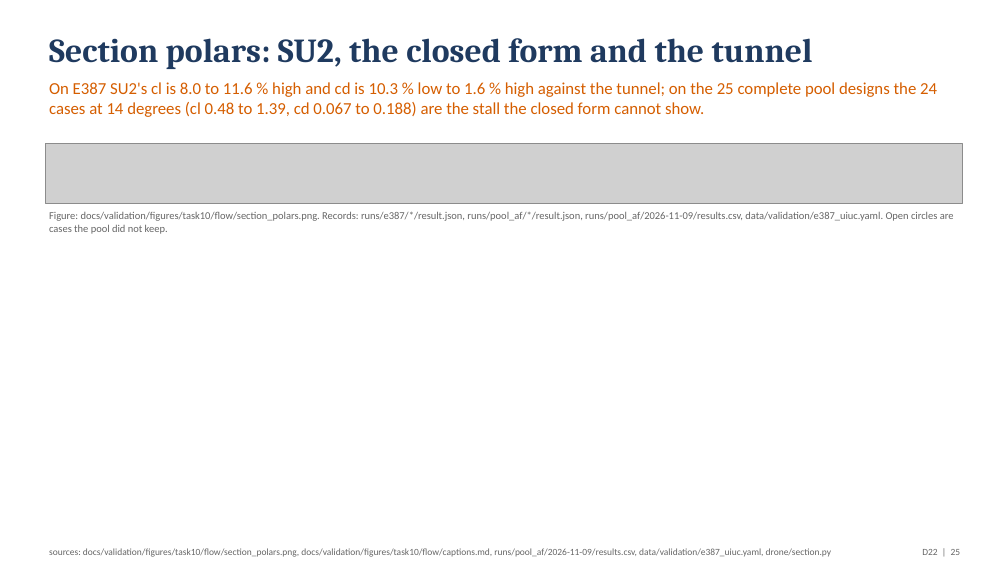
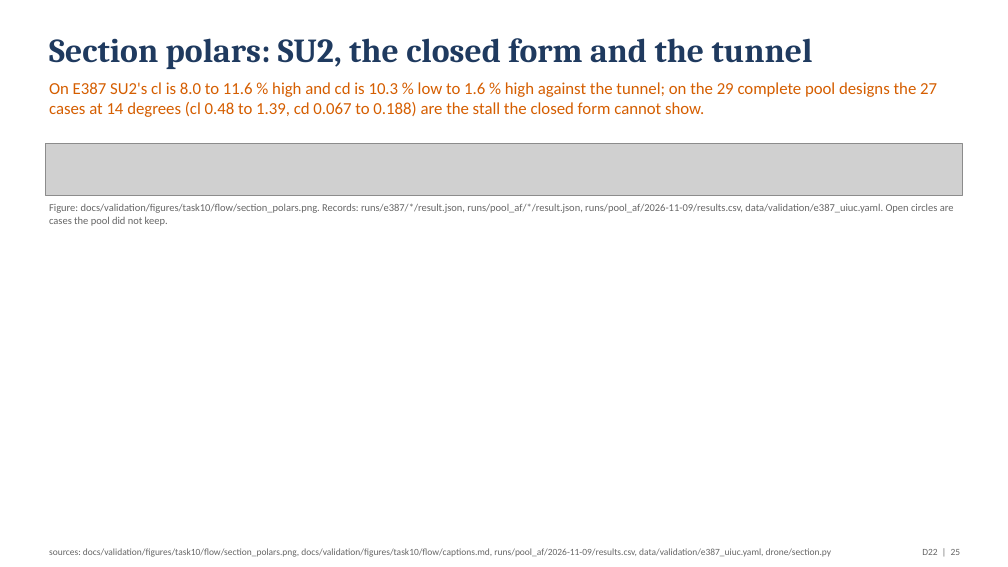
Before and after one commit to emarinhoss/ai-engineering, a slide deck: slide 25 of docs/talk/deck_drone.pptx. Drawn at 1008x567 pixels with LibreOffice and Linux fonts; fonts in the diff are those of the drawing; grey boxes stand for pictures. Boxes give left, top, right and bottom in pixels: in the first picture for what was removed or moved away, otherwise in the second. Text is boxed around its words. In the diff, an @@ line names an element or a change of style, - is before the commit and + after.

```diff
--- a/docs/talk/deck_drone.pptx
+++ b/docs/talk/deck_drone.pptx
@@ text at (49, 82, 937, 117): text changed @@
-On E387 SU2's cl is 8.0 to 11.6 % high and cd is 10.3 % low to 1.6 % high against the tunnel; on the 25 complete pool designs the 24 cases at 14 degrees (cl 0.48 to 1.39, cd 0.067 to 0.188) are the stall the closed form cannot show.
+On E387 SU2's cl is 8.0 to 11.6 % high and cd is 10.3 % low to 1.6 % high against the tunnel; on the 29 complete pool designs the 27 cases at 14 degrees (cl 0.48 to 1.39, cd 0.067 to 0.188) are the stall the closed form cannot show.
@@ picture: place and size @@
-picture at (45, 144, 963, 203)
+picture at (45, 144, 963, 195)
@@ text "Figure: docs/validation/figures/task10/flow/section_polars.p ...": place and size @@
-text "Figure: docs/validation/figures/task10/flow/section_polars.p ..." at (49, 211, 954, 234)
+text "Figure: docs/validation/figures/task10/flow/section_polars.p ..." at (49, 203, 954, 226)
```
Also in this commit, not shown: 10 other slides changed, 5 other files.
